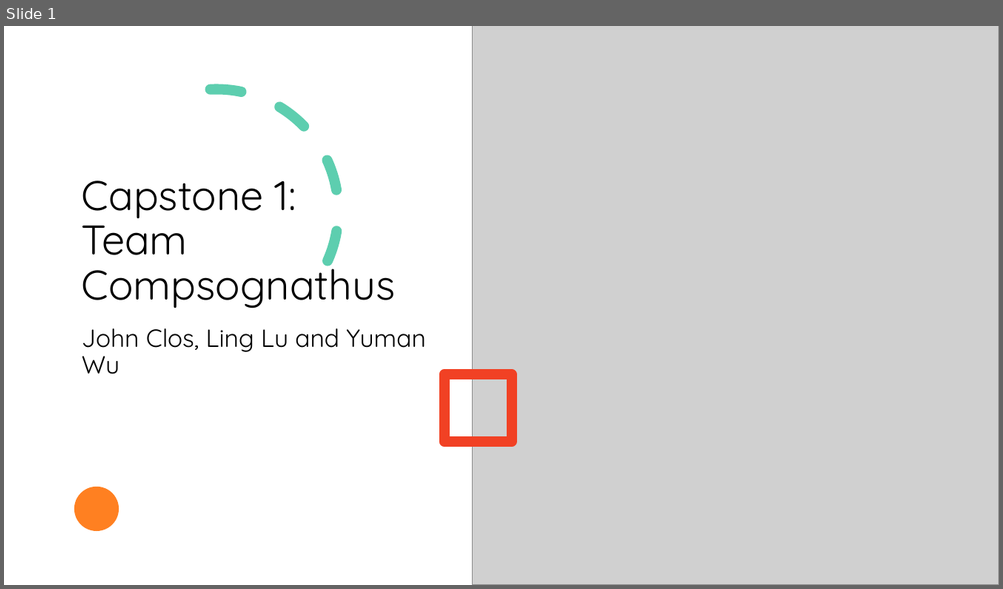
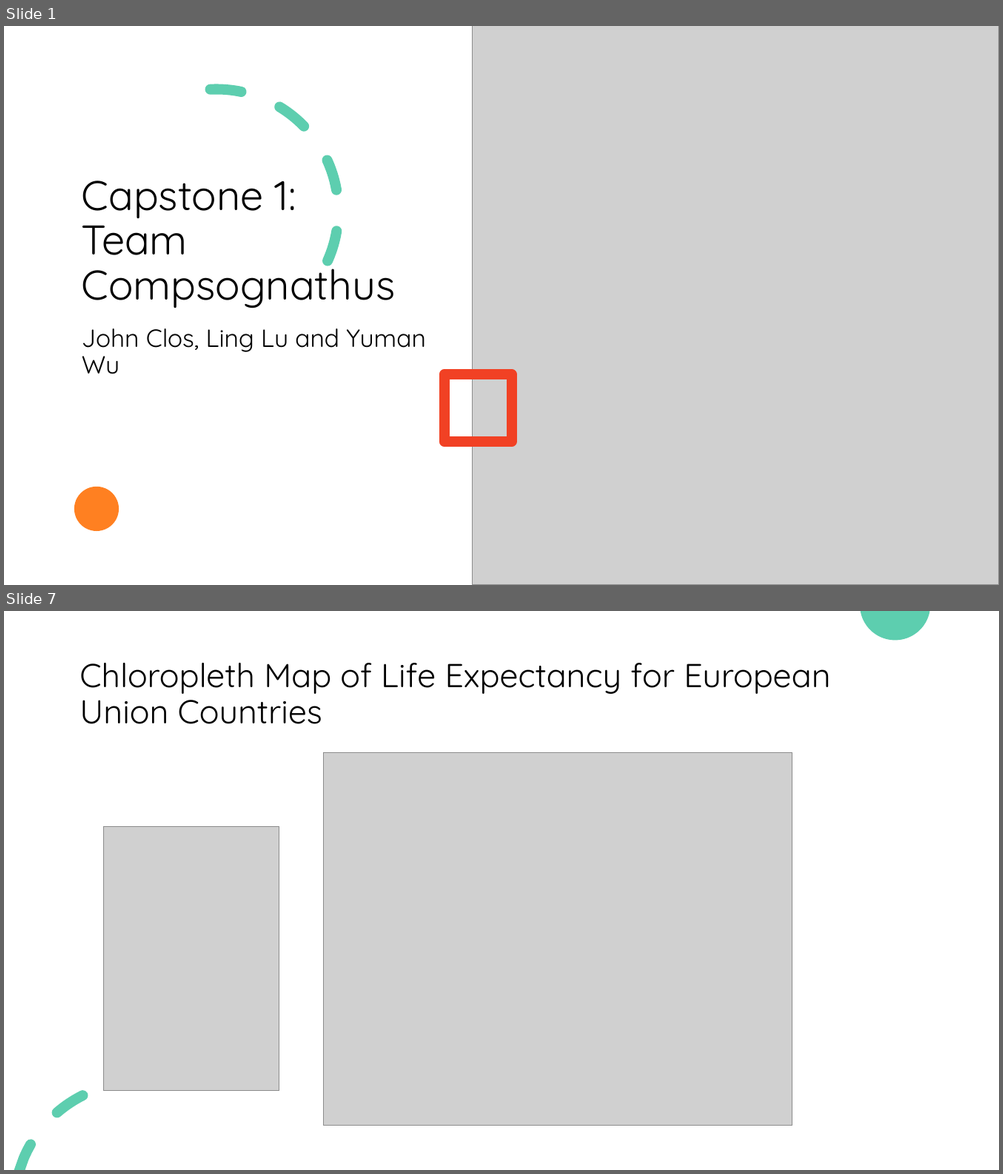
Before and after one commit to ywu223/Capstone1_Compsognathus, a slide deck: Capstone 1 Project Presentation.pptx. Shown one above the other, each under a label of ours: slide 1 before the commit, slides 1 and 7 after it; the slides between them are not shown. The pictures are 1003x589 and 1003x1174 pixels, drawn with LibreOffice and Linux fonts; fonts in the diff are those of the drawing; grey boxes stand for pictures. Boxes give left, top, right and bottom in pixels: in the first picture for what was removed or moved away, otherwise in the second. Text is boxed around its words. In the diff, an @@ line names an element or a change of style, - is before the commit and + after.

```diff
--- a/Capstone 1 Project Presentation.pptx
+++ b/Capstone 1 Project Presentation.pptx
@@ slide 7 added at bbox=[4, 611, 999, 1170], background #FFFFFF @@
@@ freeform shape added at bbox=[860, 611, 930, 640], fill #5DCEAF @@
@@ title added at bbox=[79, 663, 830, 724], 32 pt, text #000000 @@
+Chloropleth Map of Life Expectancy for European Union Countries
@@ picture added at bbox=[324, 753, 792, 1126] @@
@@ picture added at bbox=[103, 826, 279, 1091] @@
@@ freeform shape added at bbox=[14, 1077, 159, 1170], fill #5DCEAF @@
```
Also in this commit, not shown: 3 slides changed, 7 other slides added, 1 other file.
